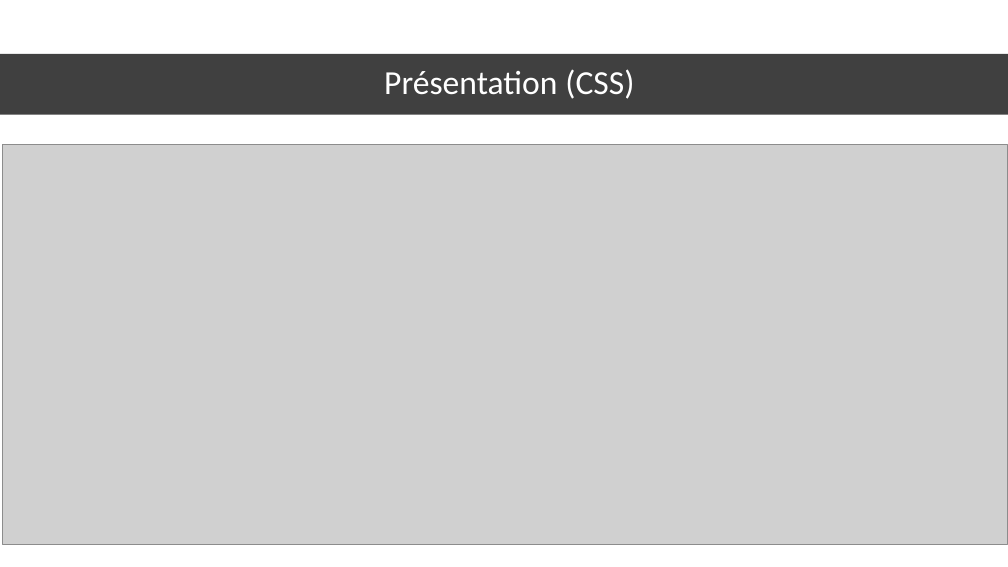
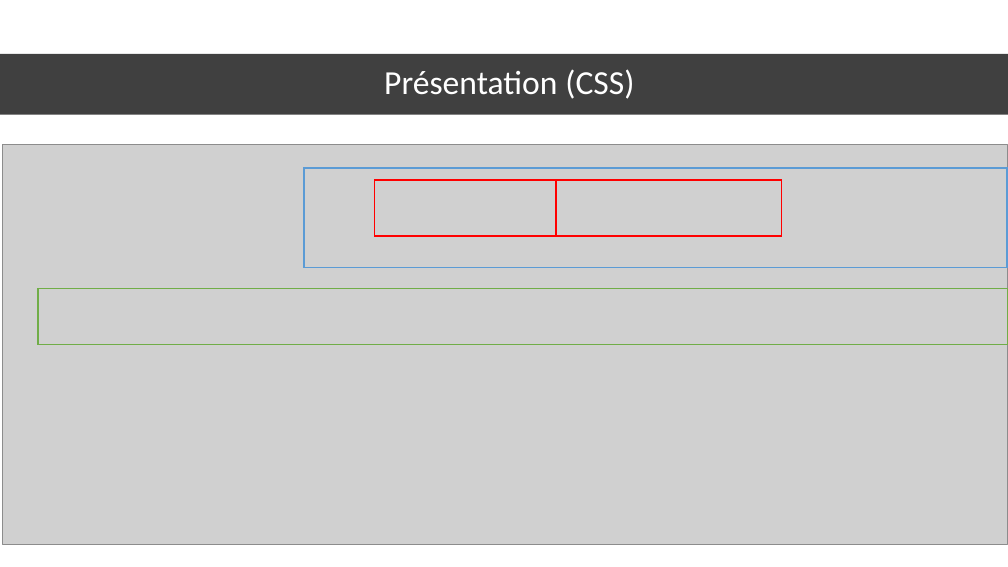
Before and after one commit to jbjog/vuejs_project, a slide deck: slide 7 of ressources/PresPPT.odp. Drawn at 1008x567 pixels with LibreOffice and Linux fonts; fonts in the diff are those of the drawing; grey boxes stand for pictures. Boxes give left, top, right and bottom in pixels: in the first picture for what was removed or moved away, otherwise in the second. Text is boxed around its words. In the diff, an @@ line names an element or a change of style, - is before the commit and + after.

```diff
--- a/ressources/PresPPT.odp
+++ b/ressources/PresPPT.odp
@@ freeform shape added at [304,168,1007,268], outline #5B9BD5 1.5 pt @@
@@ freeform shape added at [374,180,556,236], outline #FF0000 1.5 pt @@
@@ freeform shape added at [557,180,782,236], outline #FF0000 1.5 pt @@
@@ freeform shape added at [38,289,1008,345], outline #70AD47 1.5 pt @@
```
Also in this commit, not shown: 2 other slides changed.
